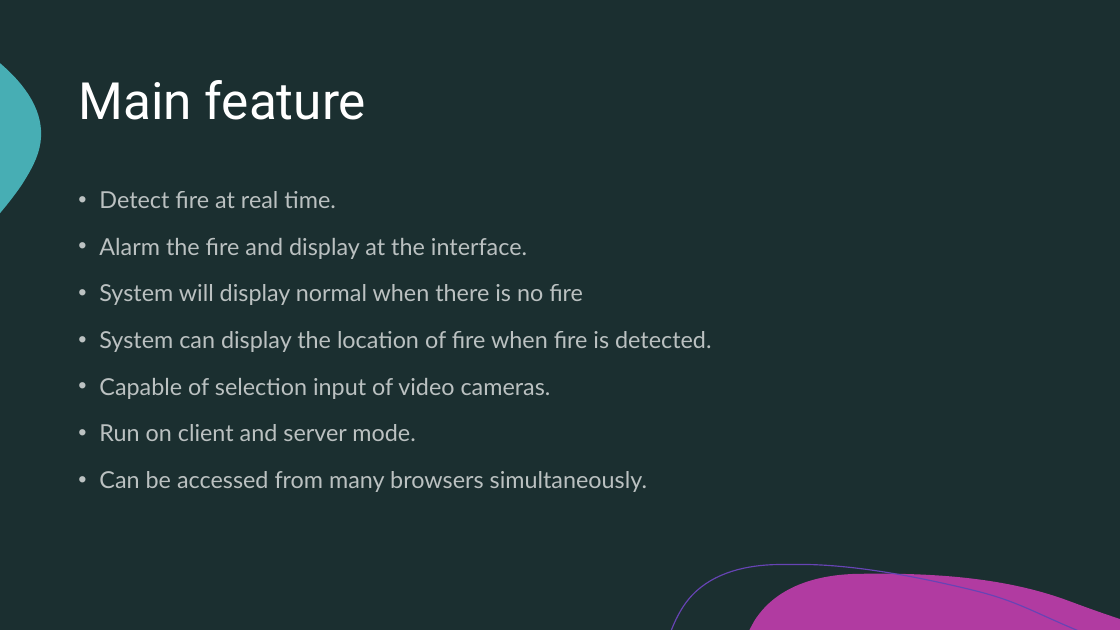
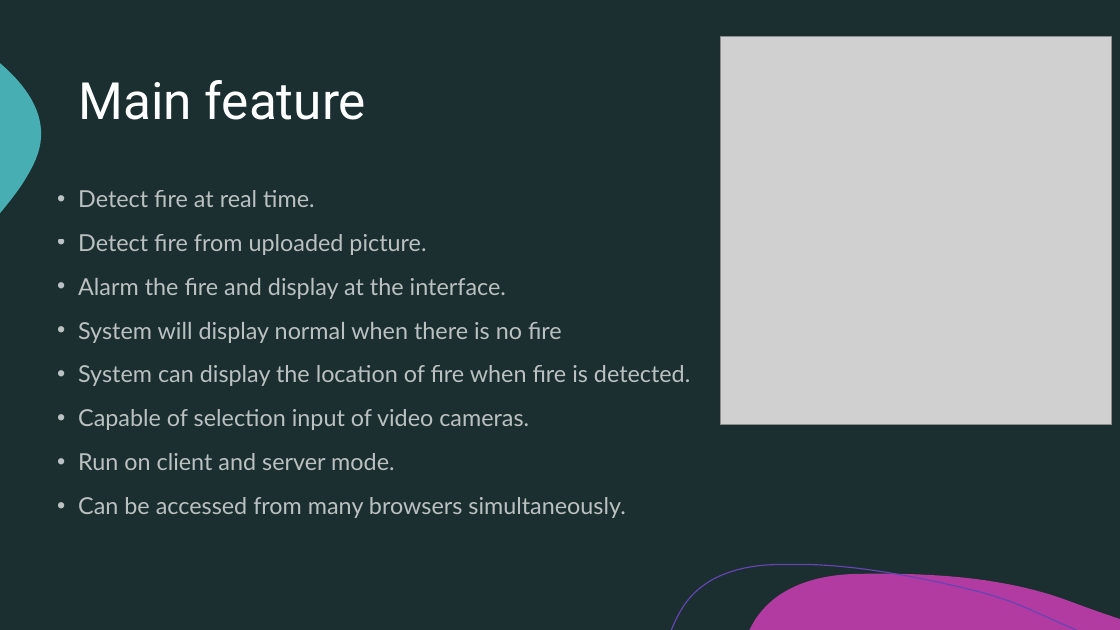
Before and after one commit to xmjcc/capstone, a slide deck: slide 4 of doc/capstonefinalpresentation.pptx. Drawn at 1120x630 pixels with LibreOffice and Linux fonts; fonts in the diff are those of the drawing; grey boxes stand for pictures. Boxes give left, top, right and bottom in pixels: in the first picture for what was removed or moved away, otherwise in the second. Text is boxed around its words. In the diff, an @@ line names an element or a change of style, - is before the commit and + after.

```diff
--- a/doc/capstonefinalpresentation.pptx
+++ b/doc/capstonefinalpresentation.pptx
@@ picture added at box(721, 36, 1112, 425) @@
@@ text "Detect fire at real time.": place and size @@
-text "Detect fire at real time." at box(99, 191, 711, 492)
+text "Detect fire at real time." at box(78, 190, 690, 518)
@@ text at box(78, 190, 690, 518): line spacing 1.25 to 1.15 @@
@@ text at box(78, 234, 426, 255): paragraph added @@
+• Detect fire from uploaded picture.
```
Also in this commit, not shown: 5 other slides changed, 2 other files.
